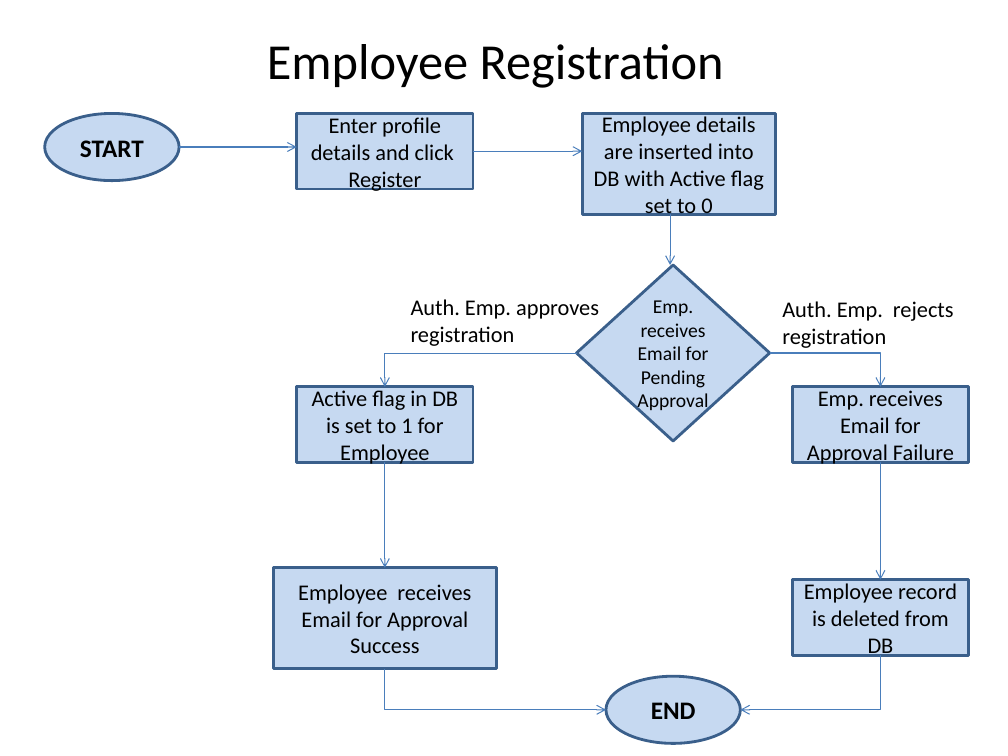
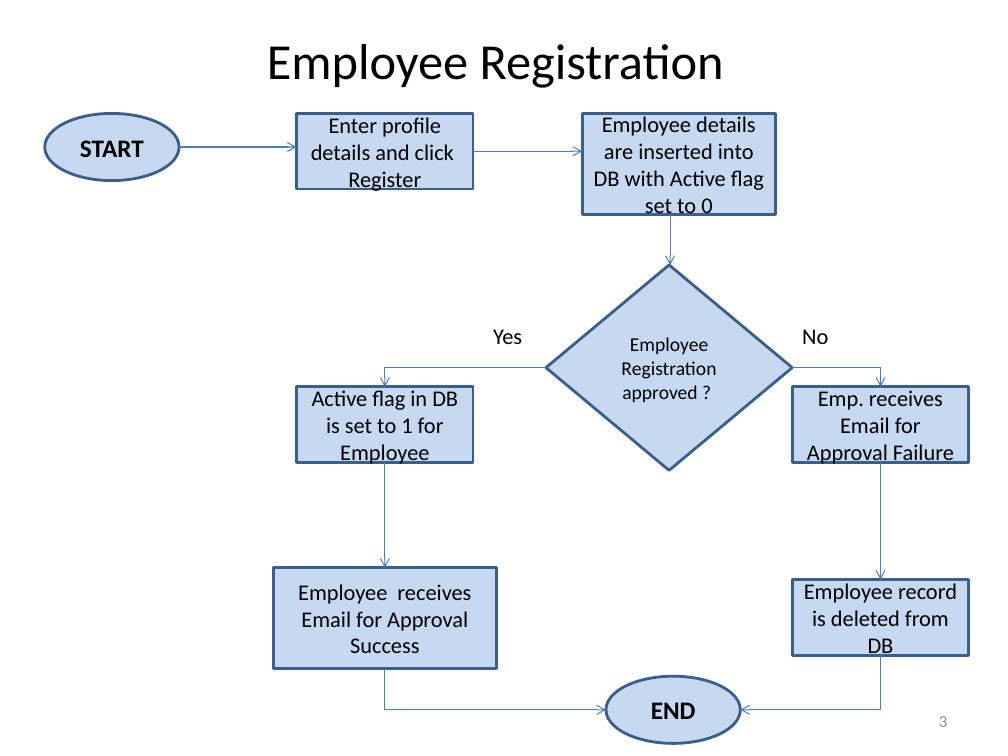
Before and after one commit to kwuerl/secure-coding-team-8, a slide deck: slide 3 of Phase1.pptx. Drawn at 1008x756 pixels with LibreOffice and Linux fonts; fonts in the diff are those of the drawing. Boxes give left, top, right and bottom in pixels: in the first picture for what was removed or moved away, otherwise in the second. Text is boxed around its words. In the diff, an @@ line names an element or a change of style, - is before the commit and + after.

```diff
--- a/Phase1.pptx
+++ b/Phase1.pptx
@@ diamond "Employee Registration approved ?": place and size @@
-diamond "Employee Registration approved ?" at [577,265,770,442]
+diamond "Employee Registration approved ?" at [546,265,792,471]
@@ text at [493,329,522,344]: text changed @@
-Auth. Emp. approves
-registration
+Yes
@@ text at [802,329,828,344]: text changed @@
-Auth. Emp. rejects
-registration
+No
@@ text in diamond at [621,337,716,402]: text changed @@
-Emp. receives Email for Pending Approval
+Employee Registration approved ?
@@ elbow arrow moved from (577, 353) - (385, 387) to (546, 368) - (385, 387) @@
@@ elbow arrow moved from (770, 353) - (880, 387) to (792, 368) - (880, 387) @@
@@ page number added at [939,716,947,727], 12 pt, text #8C8C8C @@
+3
```
Also in this commit, not shown: 4 other slides changed, 1 slide added.
